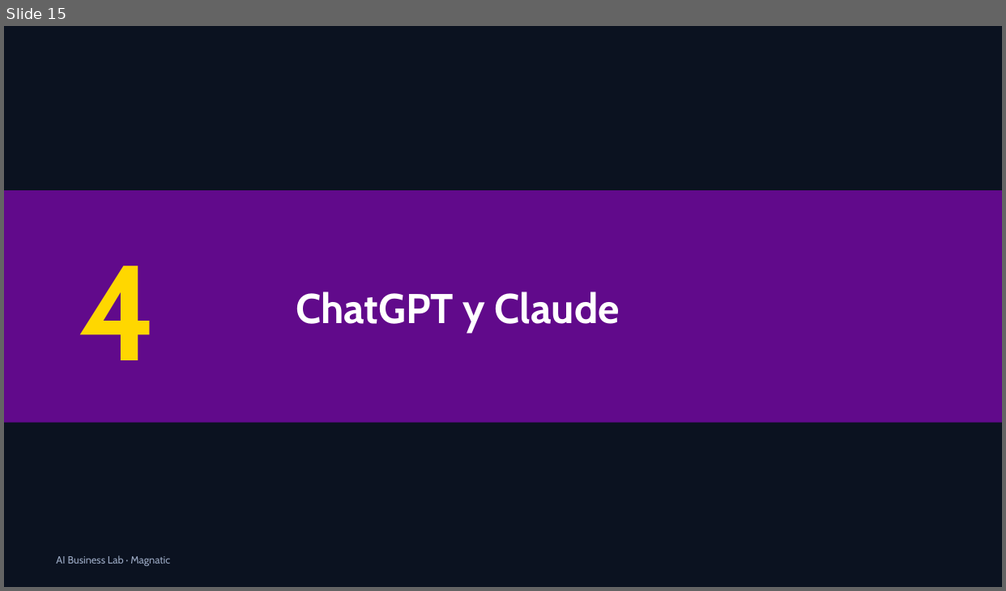
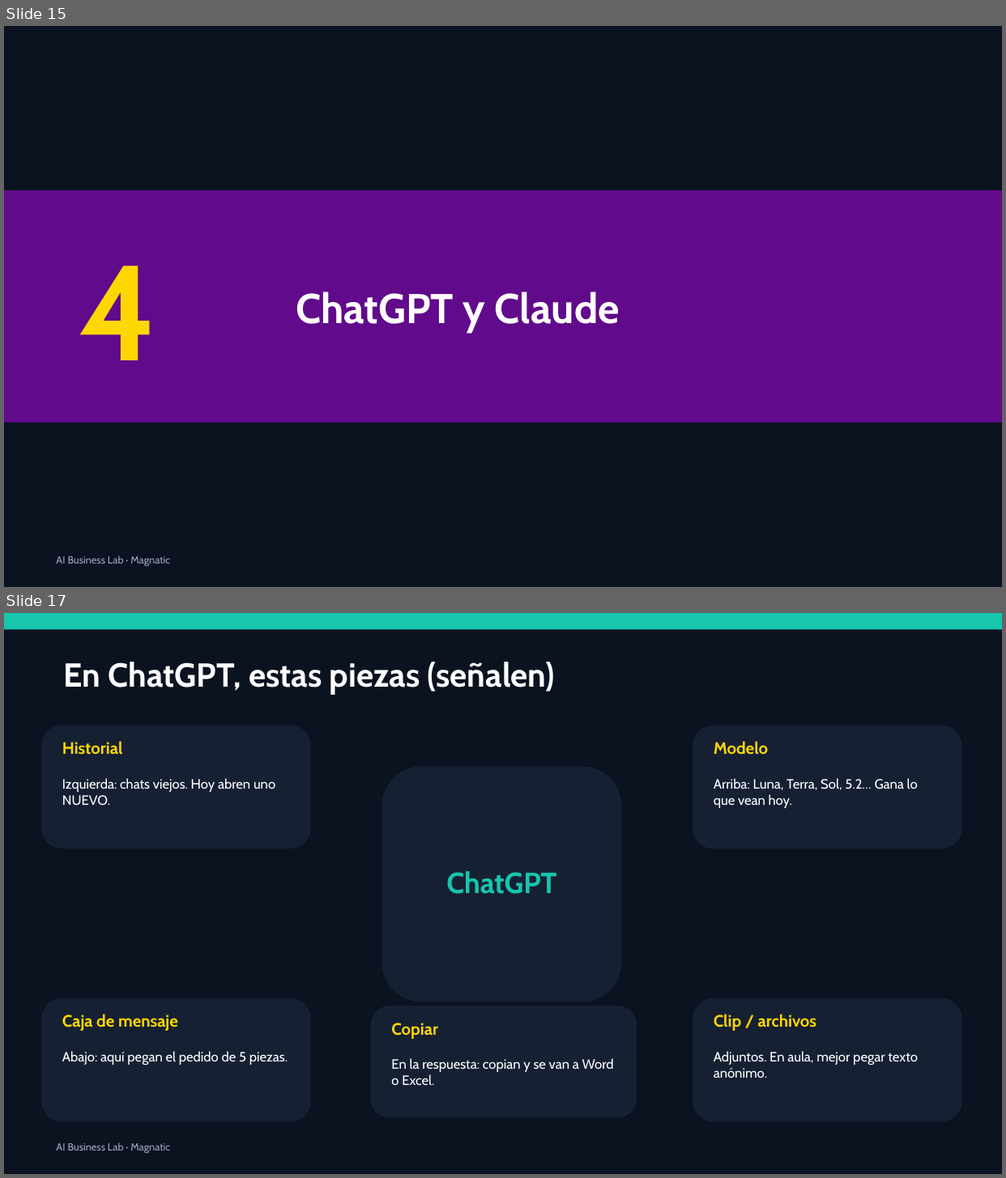
Before and after one commit to xander0408/CURSOS, a slide deck: AI-Business-Lab-Presentacion.pptx. Shown one above the other, each under a label of ours: slide 15 before the commit, slides 15 and 17 after it; the slides between them are not shown. The pictures are 1006x591 and 1006x1178 pixels, drawn with LibreOffice and Linux fonts; fonts in the diff are those of the drawing. Boxes give left, top, right and bottom in pixels: in the first picture for what was removed or moved away, otherwise in the second. Text is boxed around its words. In the diff, an @@ line names an element or a change of style, - is before the commit and + after.

```diff
--- a/AI-Business-Lab-Presentacion.pptx
+++ b/AI-Business-Lab-Presentacion.pptx
@@ slide 17 added at [4, 613, 1002, 1174], background #0B1220 @@
@@ rectangle added at [4, 613, 1002, 629], fill #16C6AD @@
@@ text added at [64, 662, 555, 695], 32 pt, text #FFFFFF, bold @@
+En ChatGPT, estas piezas (señalen)
@@ rounded rectangle added at [41, 726, 311, 849], fill #162033 @@
@@ rounded rectangle added at [692, 726, 962, 849], fill #162033 @@
@@ text added at [62, 741, 123, 755], 16 pt, text #FFD700, bold @@
+Historial
@@ text added at [714, 741, 768, 755], 16 pt, text #FFD700, bold @@
+Modelo
@@ text added at [62, 778, 275, 806], 13 pt, text #FFFFFF @@
+Izquierda: chats viejos. Hoy abren uno NUEVO.
@@ rounded rectangle added at [382, 766, 621, 1003], fill #162033 @@
@@ text added at [714, 778, 918, 808], 13 pt, text #FFFFFF @@
+Arriba: Luna, Terra, Sol, 5.2… Gana lo que vean hoy.
@@ text added at [446, 871, 556, 894], 28 pt, text #16C6AD, bold @@
+ChatGPT
@@ rounded rectangle added at [41, 999, 311, 1122], fill #162033 @@
@@ rounded rectangle added at [692, 999, 962, 1122], fill #162033 @@
@@ text added at [62, 1014, 178, 1031], 16 pt, text #FFD700, bold @@
+Caja de mensaje
@@ rounded rectangle added at [371, 1006, 637, 1118], fill #162033 @@
@@ text added at [391, 1023, 438, 1039], 16 pt, text #FFD700, bold @@
+Copiar
@@ text added at [714, 1014, 816, 1031], 16 pt, text #FFD700, bold @@
+Clip / archivos
@@ text added at [62, 1051, 288, 1065], 13 pt, text #FFFFFF @@
+Abajo: aquí pegan el pedido de 5 piezas.
@@ text added at [391, 1059, 614, 1085], 13 pt, text #FFFFFF @@
+En la respuesta: copian y se van a Word o Excel.
@@ text added at [714, 1051, 918, 1078], 13 pt, text #FFFFFF @@
+Adjuntos. En aula, mejor pegar texto anónimo.
@@ text added at [56, 1143, 170, 1153], 10 pt, text #9AA8C2 @@
+AI Business Lab · Magnatic
```
Also in this commit, not shown: 2 slides changed, 8 other slides added, 6 slides removed, 1 other file.
